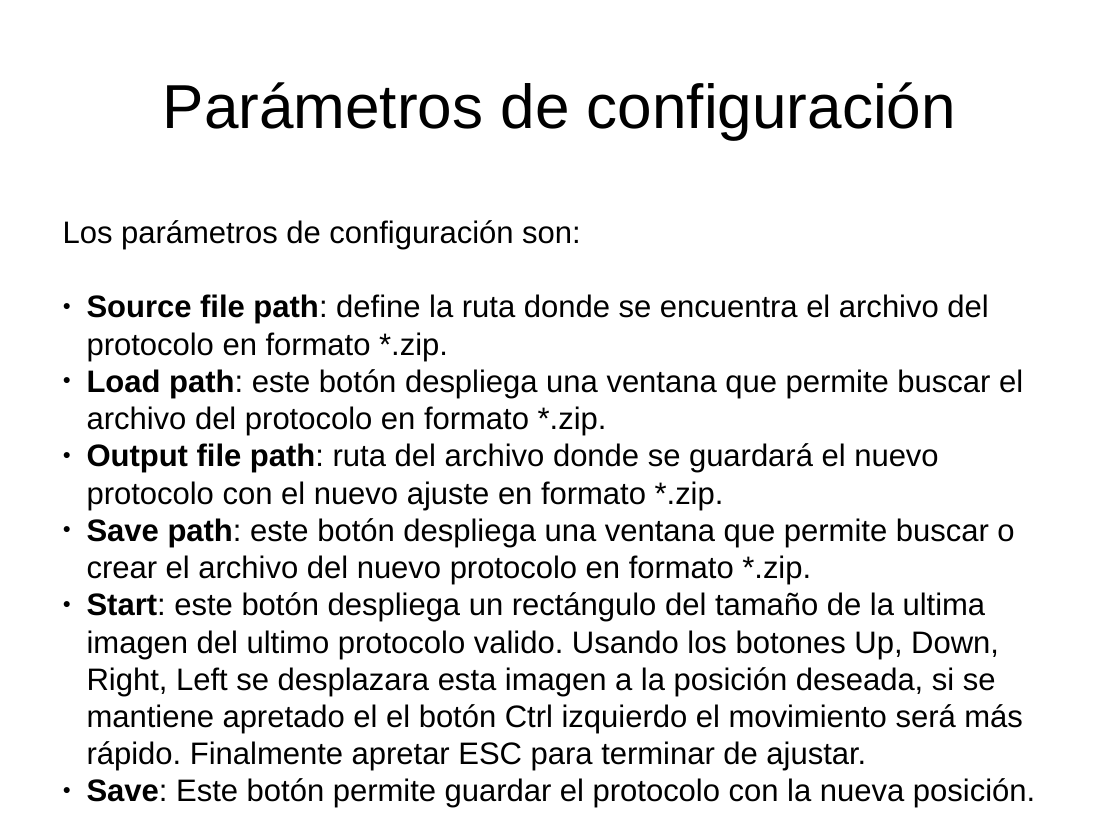
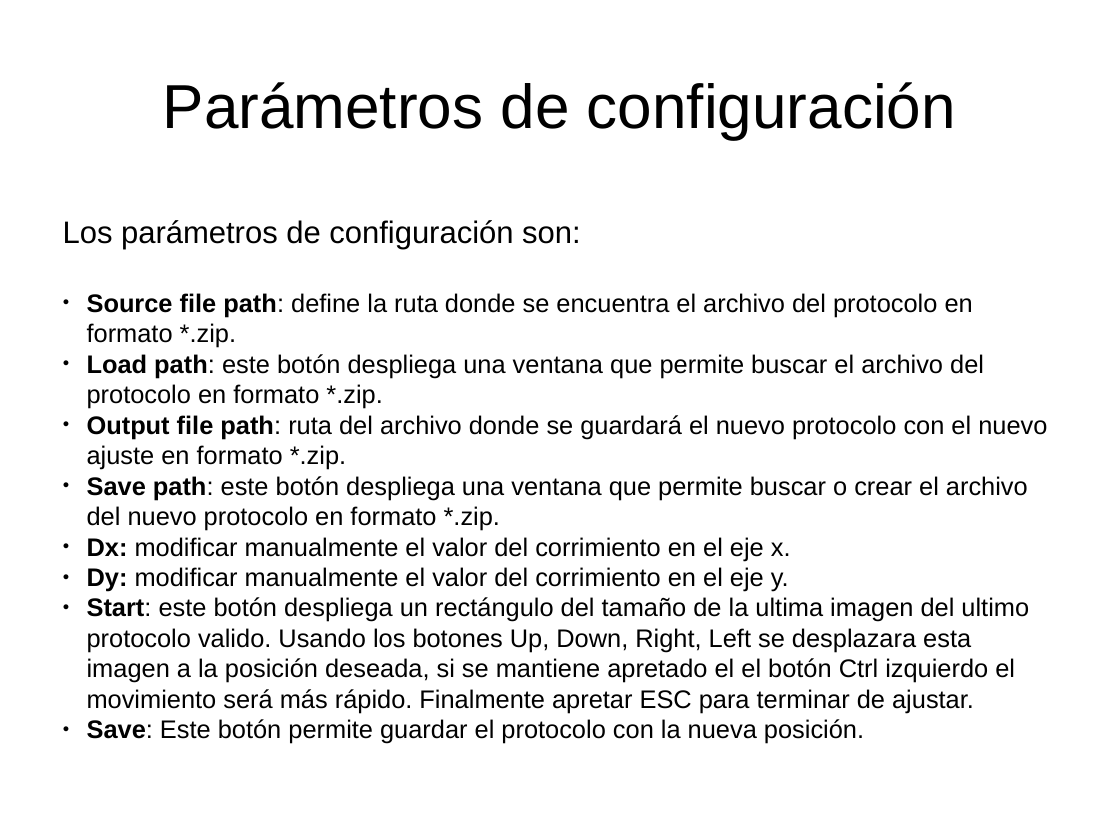
Before and after one commit to creyesp/SamplingInterface, a slide deck: slide 3 of Doc/moveprotocol.odp. Drawn at 1120x840 pixels with LibreOffice and Linux fonts; fonts in the diff are those of the drawing. Boxes give left, top, right and bottom in pixels: in the first picture for what was removed or moved away, otherwise in the second. Text is boxed around its words. In the diff, an @@ line names an element or a change of style, - is before the commit and + after.

Commit message:
move protocol

```diff
--- a/Doc/moveprotocol.odp
+++ b/Doc/moveprotocol.odp
@@ text at (87,293,1047,713): size 22 to 18 pt in "Source file path: define la ruta donde ...", "Load path: este botón despliega una ventana ...", "Output file path: ruta del archivo donde ...", "Save path: este botón despliega una ventana ..." and 2 more places @@
@@ text at (87,537,791,592): paragraphs added @@
+● Dx: modificar manualmente el valor del corrimiento en el eje x.
+● Dy: modificar manualmente el valor del corrimiento en el eje y.
```
Also in this commit, not shown: 1 other slide changed, 3 other files.
